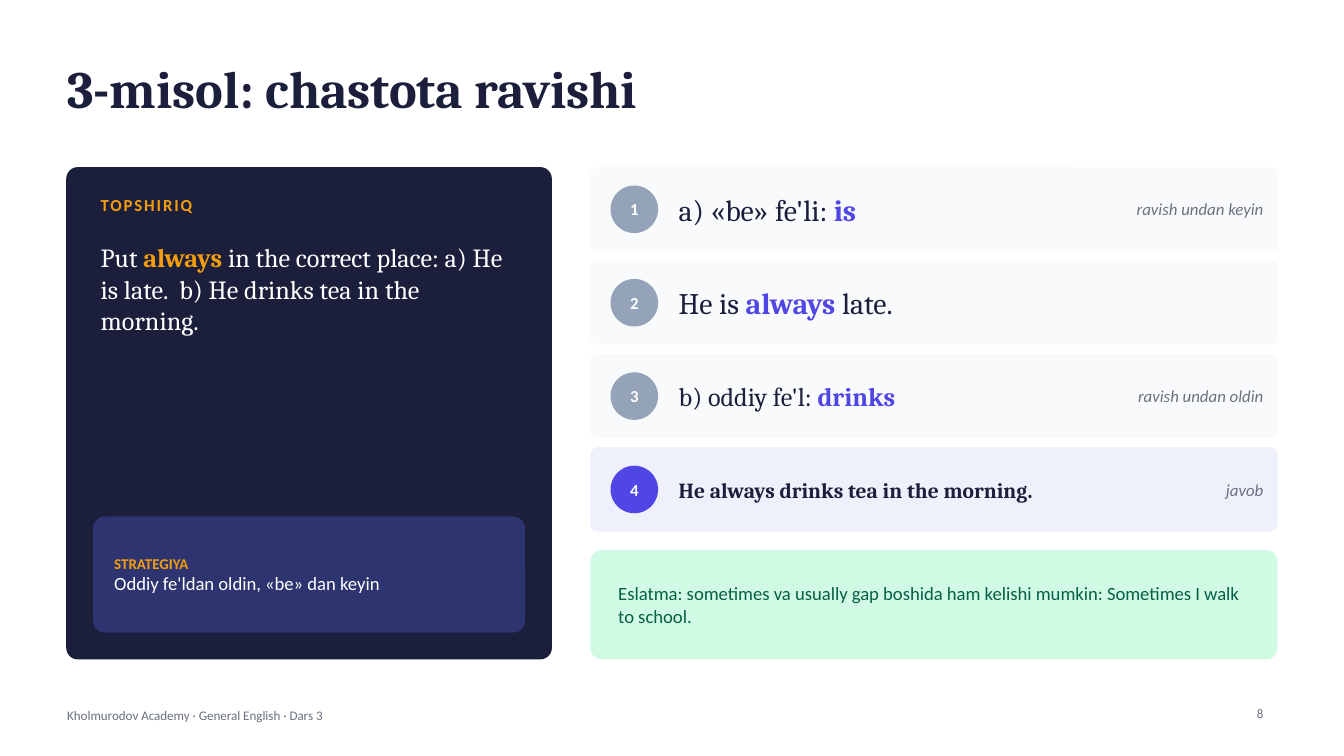
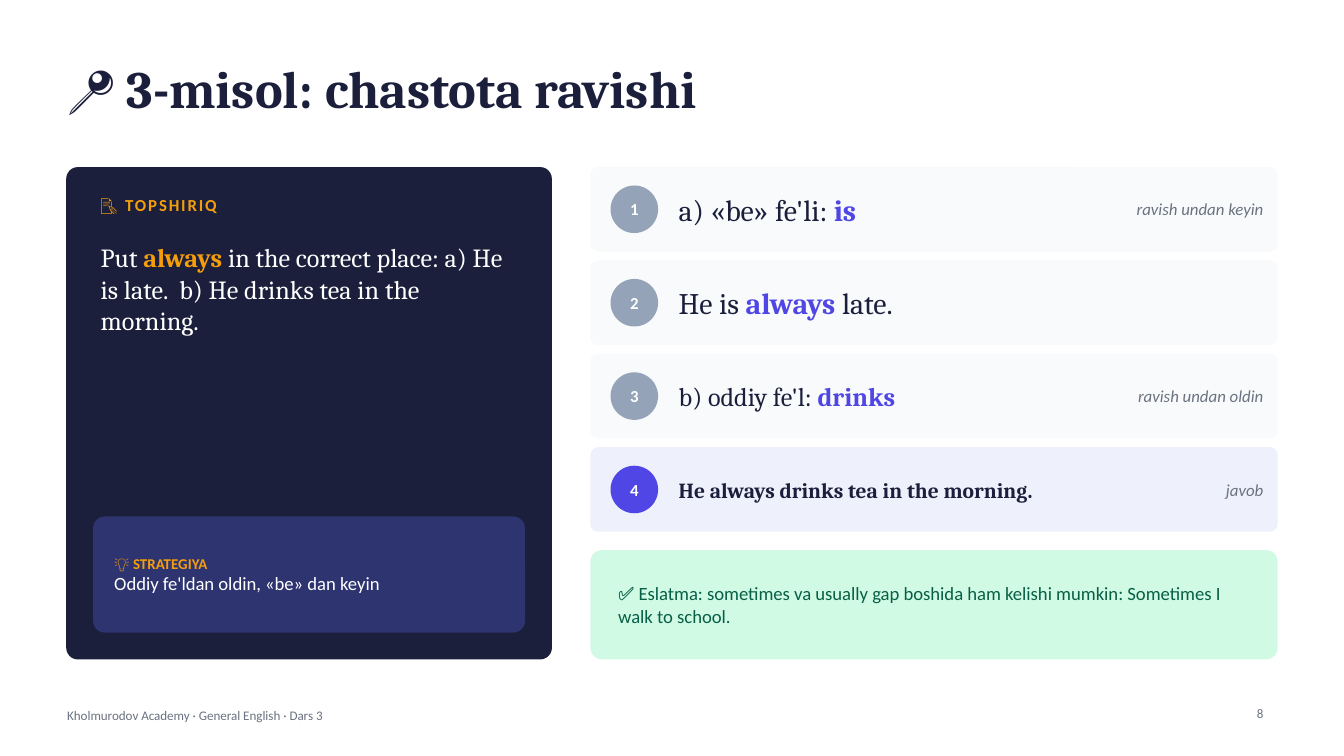
Before and after one commit to Sunnatbe/probability_for_11grade, a slide deck: slide 8 of general-english/namuna/Dars03_Present_Simple.pptx. Drawn at 1344x756 pixels with LibreOffice and Linux fonts; fonts in the diff are those of the drawing. Boxes give left, top, right and bottom in pixels: in the first picture for what was removed or moved away, otherwise in the second. Text is boxed around its words. In the diff, an @@ line names an element or a change of style, - is before the commit and + after.

```diff
--- a/general-english/namuna/Dars03_Present_Simple.pptx
+++ b/general-english/namuna/Dars03_Present_Simple.pptx
@@ text at box(127, 71, 696, 109): text changed @@
-3-misol: chastota ravishi
+📍 3-misol: chastota ravishi
@@ text at box(101, 195, 517, 235): text changed @@
-TOPSHIRIQ
+📝 TOPSHIRIQ
@@ text at box(133, 559, 207, 569): text changed @@
-STRATEGIYA
+💡 STRATEGIYA
@@ text at box(618, 587, 1221, 623): text changed @@
-Eslatma: sometimes va usually gap boshida ham kelishi mumkin: Sometimes I walk to school.
+✅ Eslatma: sometimes va usually gap boshida ham kelishi mumkin: Sometimes I walk to school.
```
Also in this commit, not shown: 10 other slides changed, 2 other files.
